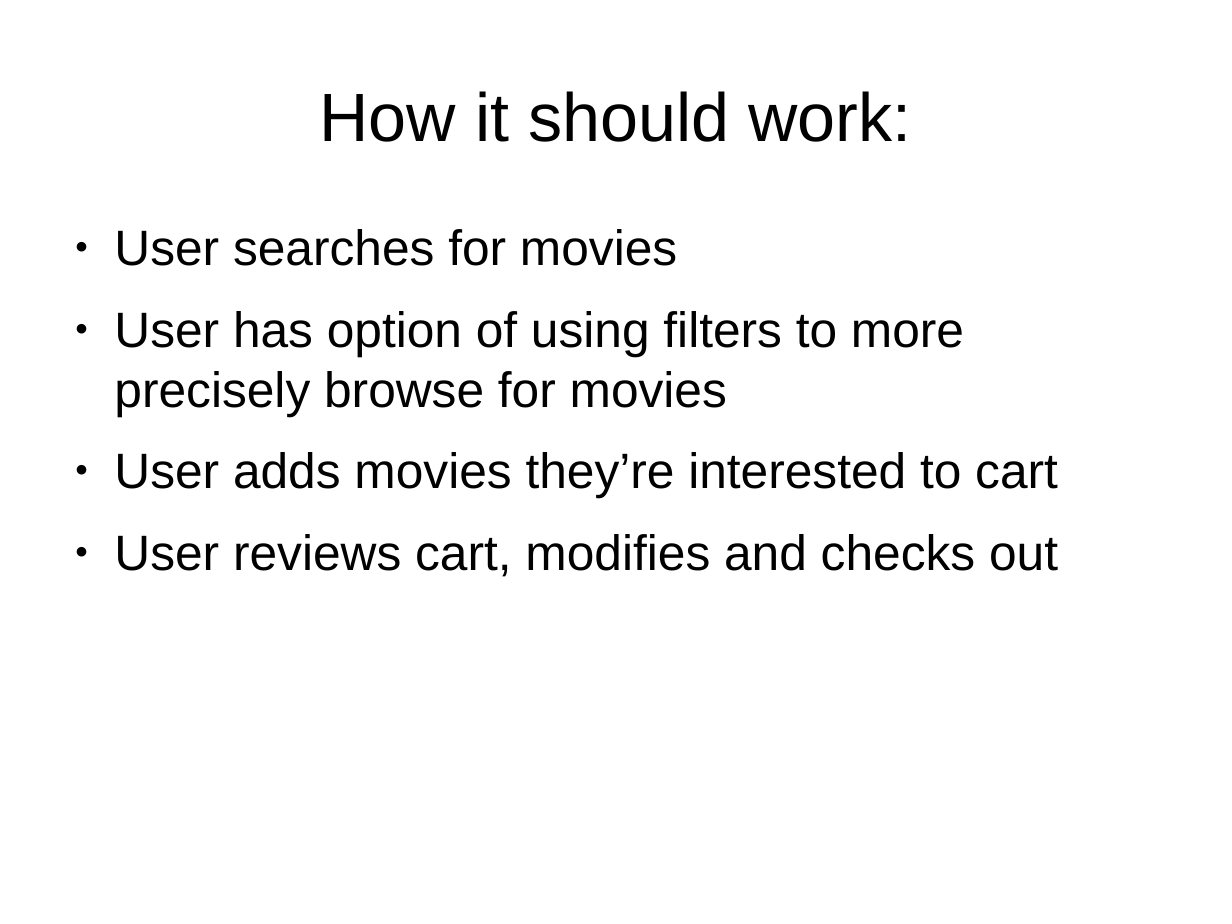
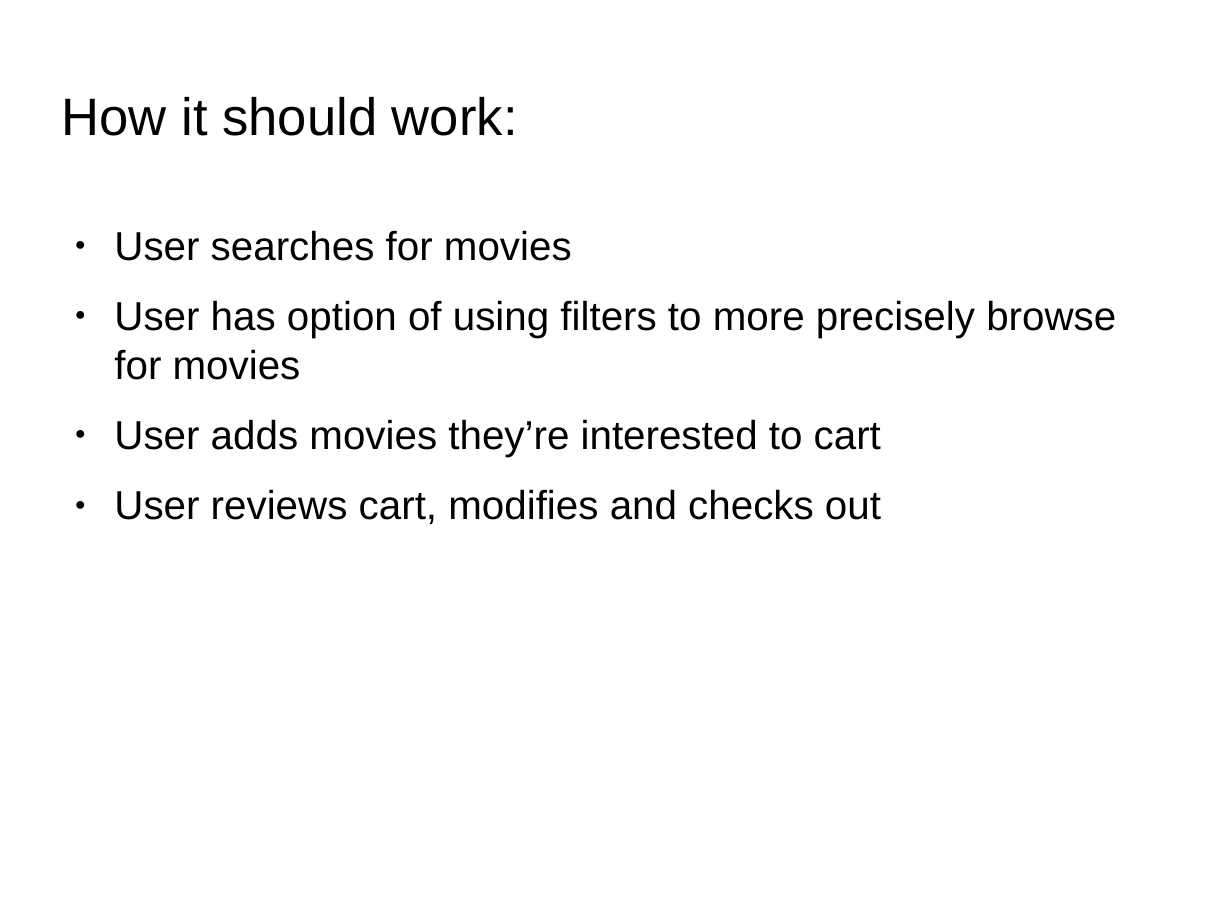
Before and after one commit to ztimmerman/kikoda_contest, a slide deck: slide 3 of presentation.odp. Drawn at 1232x924 pixels with LibreOffice and Linux fonts; fonts in the diff are those of the drawing; background and template pictures are left out. Boxes give left, top, right and bottom in pixels: in the first picture for what was removed or moved away, otherwise in the second. Text is boxed around its words. In the diff, an @@ line names an element or a change of style, - is before the commit and + after.

Commit message:
Added design to slides. Shiny!

```diff
--- a/presentation.odp
+++ b/presentation.odp
@@ title "How it should work:": place and size @@
-title "How it should work:" at box(320, 91, 911, 142)
+title "How it should work:" at box(62, 97, 518, 136)
@@ title "How it should work:" at box(62, 97, 518, 136): size 44 to 33.9 pt; alignment centre to left @@
@@ text "User searches for movies" at box(114, 230, 1116, 525): size 32 to 26 pt @@
```
Also in this commit, not shown: 7 other slides changed.
